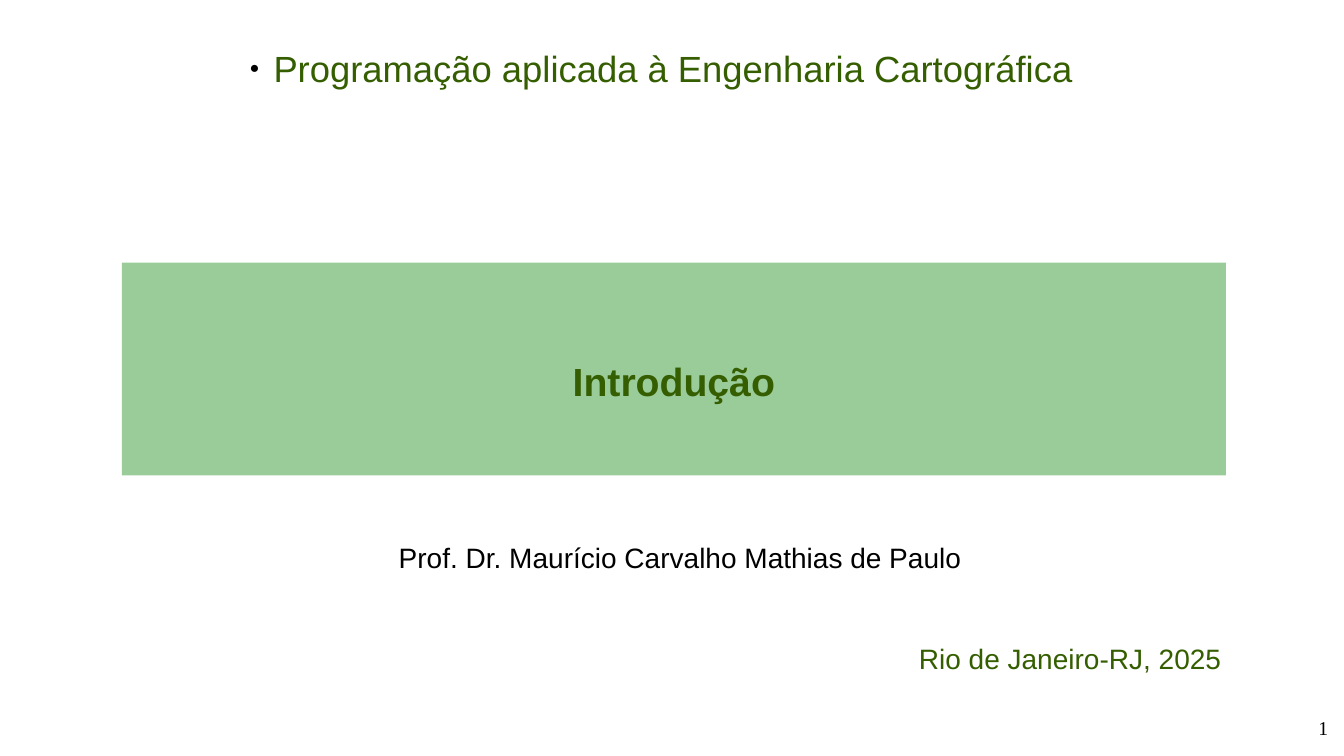
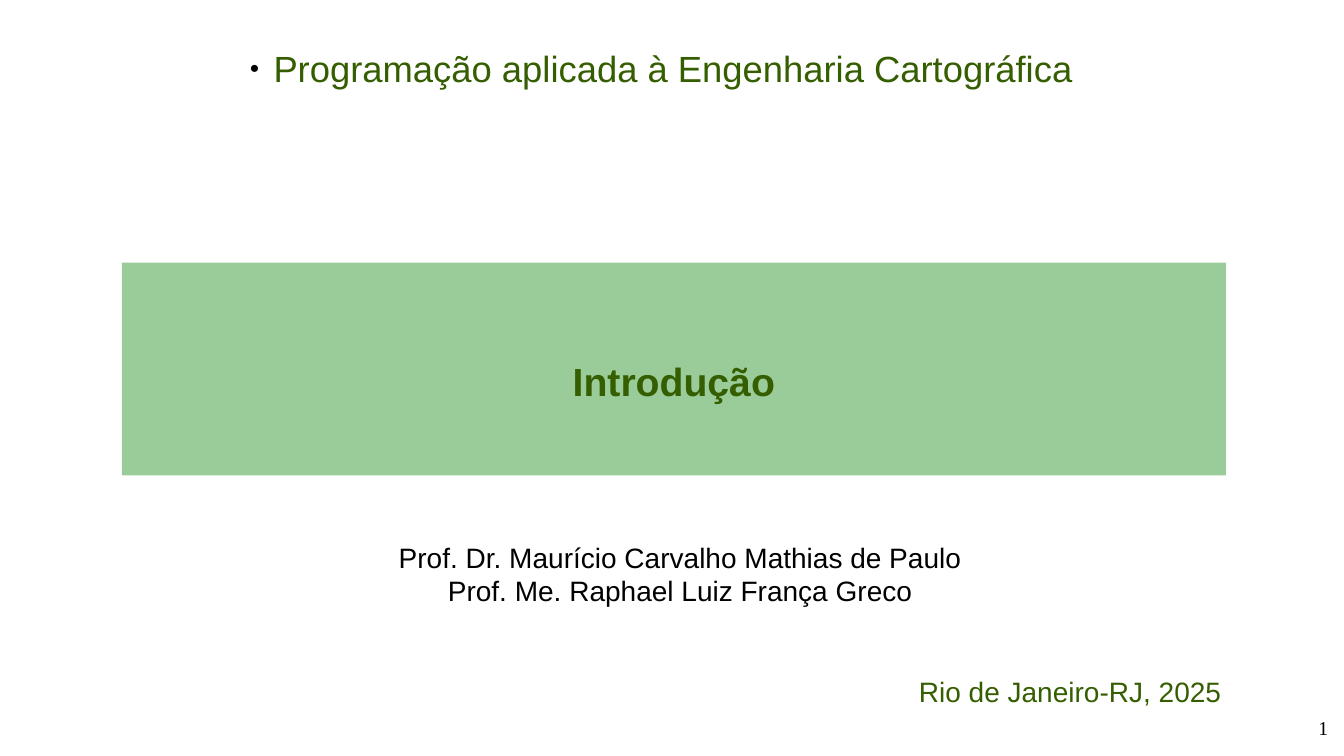
Before and after one commit to viniciusbrito1/progcart, a slide deck: slide 1 of aulas/Ambiente_de_desenvolvimento.odp. Drawn at 1344x756 pixels with LibreOffice and Linux fonts; fonts in the diff are those of the drawing. Boxes give left, top, right and bottom in pixels: in the first picture for what was removed or moved away, otherwise in the second. Text is boxed around its words. In the diff, an @@ line names an element or a change of style, - is before the commit and + after.

```diff
--- a/aulas/Ambiente_de_desenvolvimento.odp
+++ b/aulas/Ambiente_de_desenvolvimento.odp
@@ text at bbox=[448, 580, 912, 607]: paragraph added @@
+Prof. Me. Raphael Luiz França Greco
```
Also in this commit, not shown: 4 other slides changed, 2 slides added, 1 slide removed, 2 other files.
